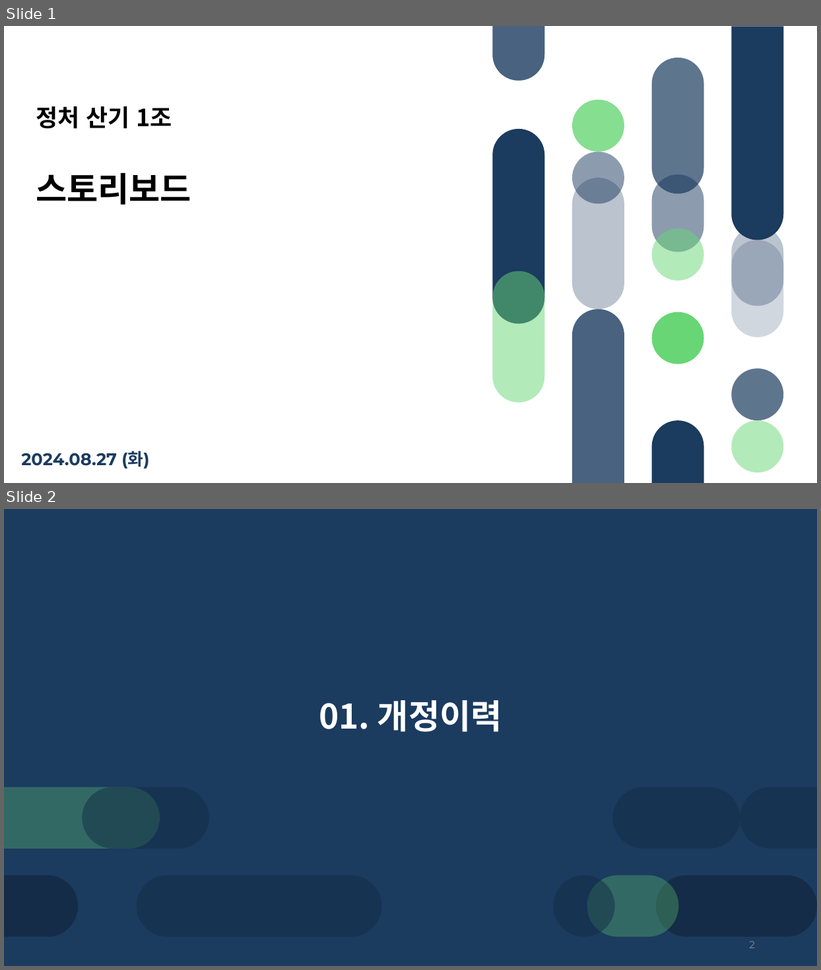
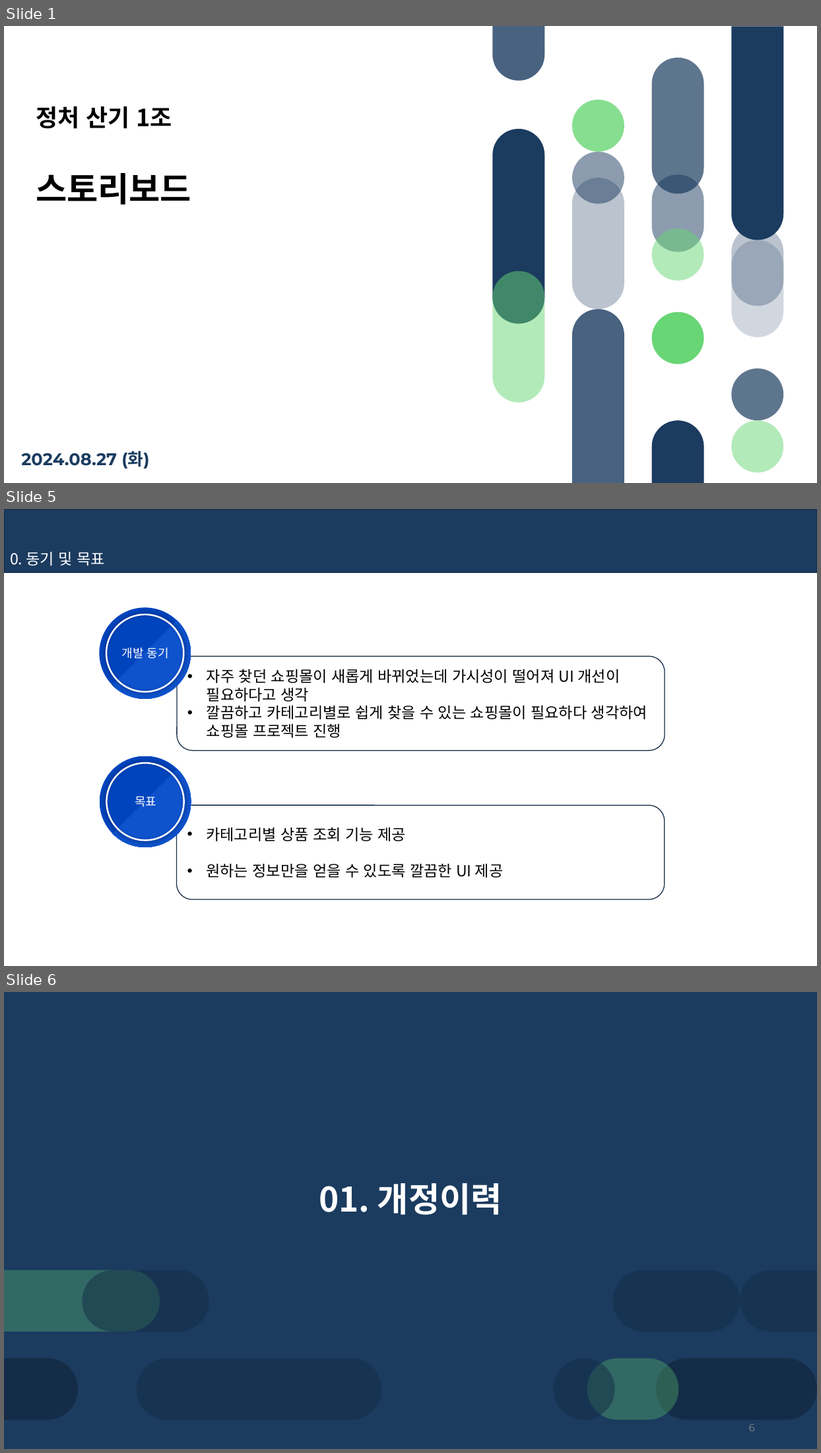
Before and after one commit to KIMGACHE/TEAM_1, a slide deck: 스토리보드 1조 조성현 수정본ver 0.3.pptx. Shown one above the other, each under a label of ours: slides 1 and 2 before the commit, slides 1, 5 and 6 after it; the slides between them are not shown. The pictures are 821x970 and 821x1453 pixels, drawn with LibreOffice and Linux fonts; fonts in the diff are those of the drawing. Boxes give left, top, right and bottom in pixels: in the first picture for what was removed or moved away, otherwise in the second. Text is boxed around its words. In the diff, an @@ line names an element or a change of style, - is before the commit and + after.

```diff
--- a/스토리보드 1조 조성현 수정본ver 0.3.pptx
+++ b/스토리보드 1조 조성현 수정본ver 0.3.pptx
@@ slide 5 added at [4, 509, 817, 966], background #FFFFFF @@
@@ rectangle added at [4, 509, 817, 572], fill #1B3B5F, outline #142C46 1 pt @@
@@ text added at [10, 552, 105, 566], 18 pt, text #FFFFFF @@
+0. 동기 및 목표
@@ ellipse added at [99, 608, 191, 699], fill gradient #0044BD to #0E52CC @@
@@ donut added at [106, 614, 185, 693], fill #FFFFFF @@
@@ text added at [122, 648, 169, 659], 14 pt, text #FFFFFF @@
+개발 동기
@@ rounded rectangle added at [177, 657, 665, 751], outline #142C46 1 pt, 18 pt, text #000000 @@
+• 자주 찾던 쇼핑몰이 새롭게 바뀌었는데 가시성이 떨어져 UI 개선이 필요하다고 생각
+• 깔끔하고 카테고리별로 쉽게 찾을 수 있는 쇼핑몰이 필요하다 생각하여 쇼핑몰 프로젝트 진행
@@ ellipse added at [100, 756, 191, 848], fill gradient #0044BD to #0E52CC @@
@@ donut added at [106, 762, 185, 842], fill #FFFFFF @@
@@ text added at [135, 797, 156, 807], 14 pt, text #FFFFFF @@
+목표
@@ rounded rectangle added at [177, 805, 665, 900], outline #142C46 1 pt, 18 pt, text #000000 @@
+• 카테고리별 상품 조회 기능 제공
+• 원하는 정보만을 얻을 수 있도록 깔끔한 UI 제공
@@ what was slide 2 is now slide 6 @@
@@ page number at [749, 1424, 755, 1432]: text changed @@
-2
+6
```
Also in this commit, not shown: 2 slides changed, 3 other slides added.
